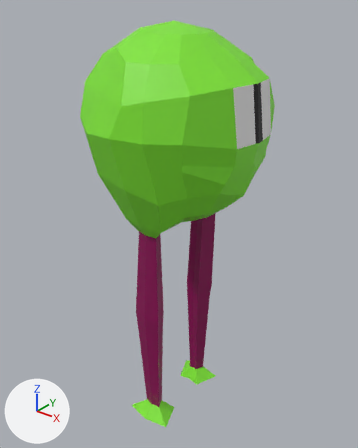
The FBX model The Infinite Labyrinth/Assets/Models/Player/monster1.fbx, before and after one commit.
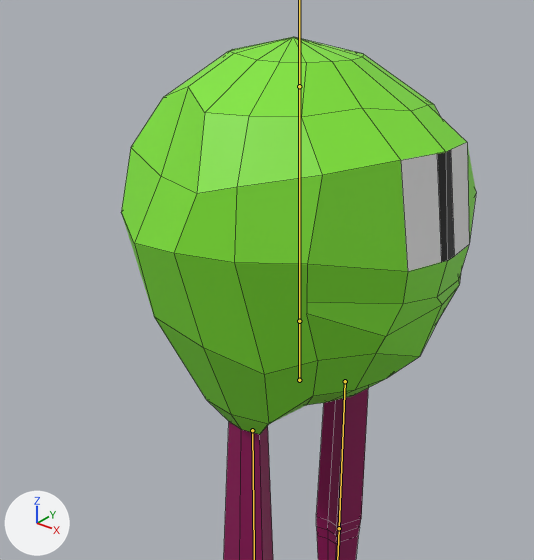
There are two pictures of each version: one whole from a 50 mm camera at (3.6, -4.47, 5.62) aimed at (-0.06, 0.09, 2.79), one close up on the part from 4% to 86% of the width and 0% to 69% of the height. Arrows for +X, +Y and +Z are at lower left; the lights stay in place. Both versions are drawn at frame 1 of the action 'Szkielet|0TPose'; the numbers are the values there. The bones that bend it are drawn over the model as lines in the close-ups. The close-ups show mesh edges as thin lines.

In view in the first close-up: 'Kula'.
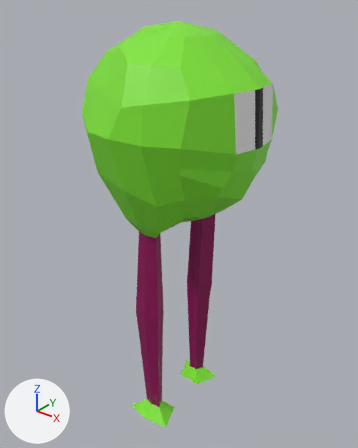
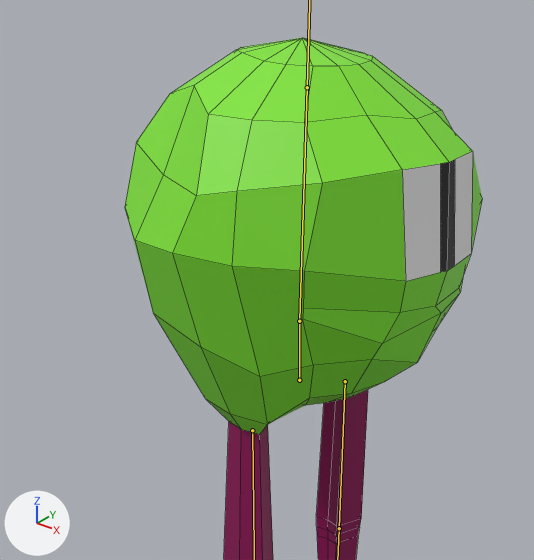
The edits, one by one:
Bone 'Head' (bone_head) turns from (0, 0, 0) to (0, -2, -2) degrees about its own x, y and z.

Location of each change, [x1, y1, x2, y2] in pixels of the close-ups (534 x 560 px):
'Kula', posed: before [121, 37, 476, 560]; after [125, 38, 482, 560]
bone 'Head', root to tip: before (299, 321) to (299, 86); after (299, 321) to (307, 87)
